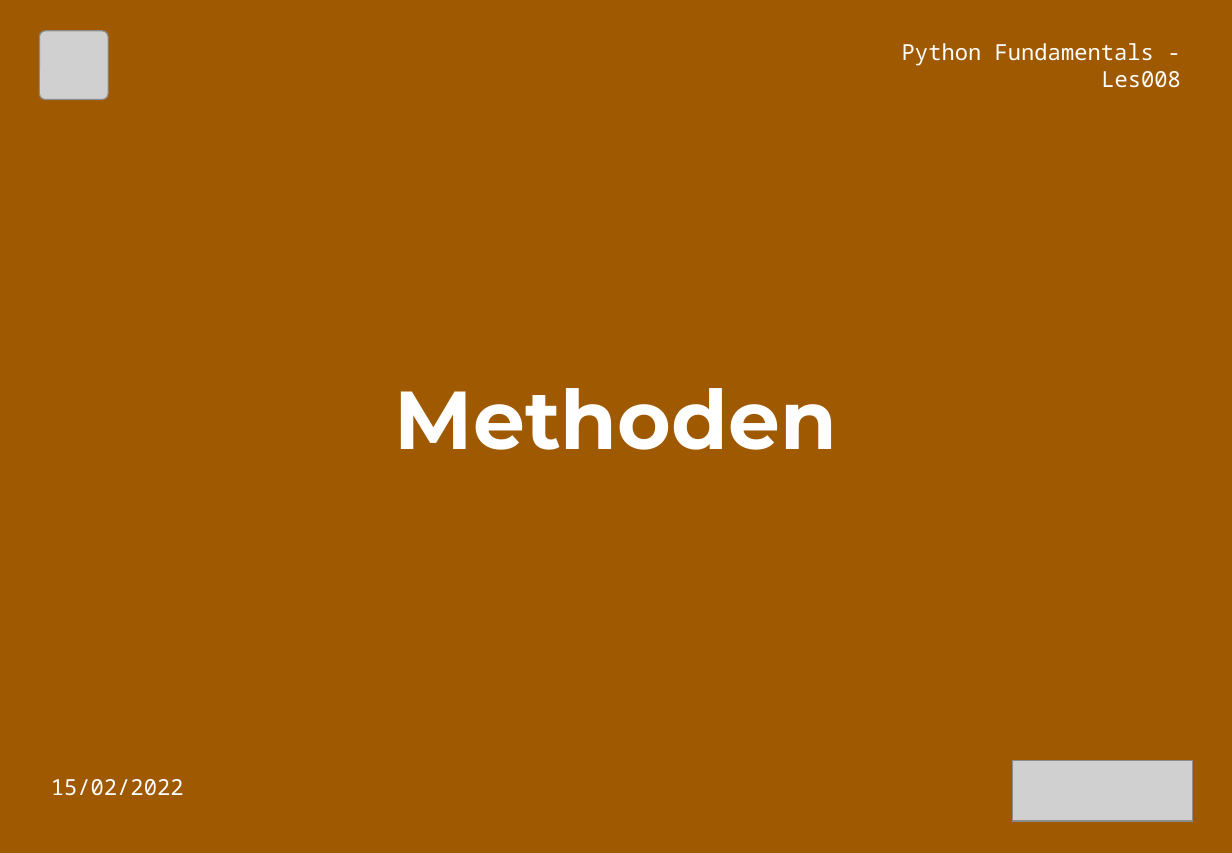
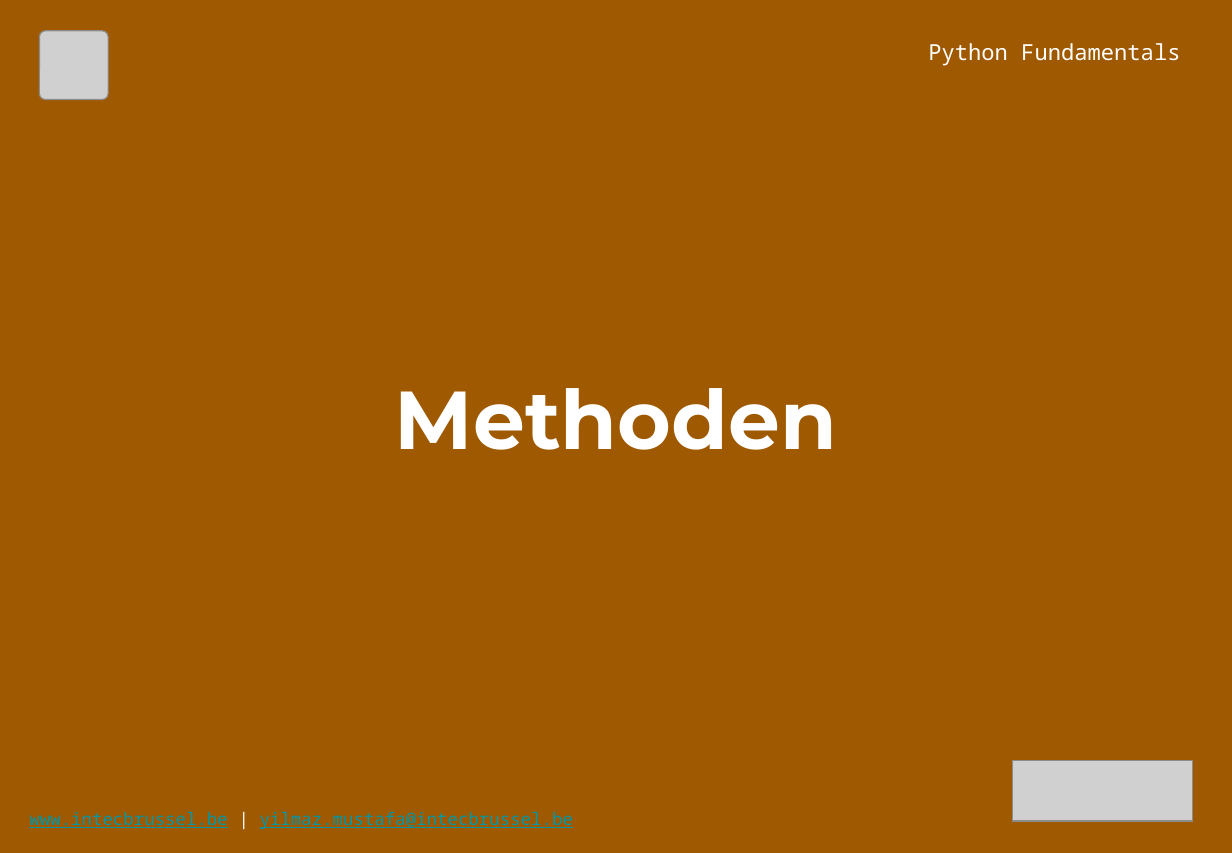
Before and after one commit to yilmazchef/python-notebooks, a slide deck: slide 2 of Presentations/Nederlands/04 - Methoden en Functies.pptx. Drawn at 1232x853 pixels with LibreOffice and Linux fonts; fonts in the diff are those of the drawing; grey boxes stand for pictures. Boxes give left, top, right and bottom in pixels: in the first picture for what was removed or moved away, otherwise in the second. Text is boxed around its words. In the diff, an @@ line names an element or a change of style, - is before the commit and + after.

```diff
--- a/Presentations/Nederlands/04 - Methoden en Functies.pptx
+++ b/Presentations/Nederlands/04 - Methoden en Functies.pptx
@@ text at (928, 43, 1180, 66): text changed @@
-Python Fundamentals - Les008
+Python Fundamentals
@@ text removed at (51, 779, 184, 796) @@
-15/02/2022
@@ text added at (29, 811, 573, 829), 11 pt, text #0097A7, underline @@
+www.intecbrussel.be | yilmaz.mustafa@intecbrussel.be
```
Also in this commit, not shown: 58 other slides changed, 26 other files.
